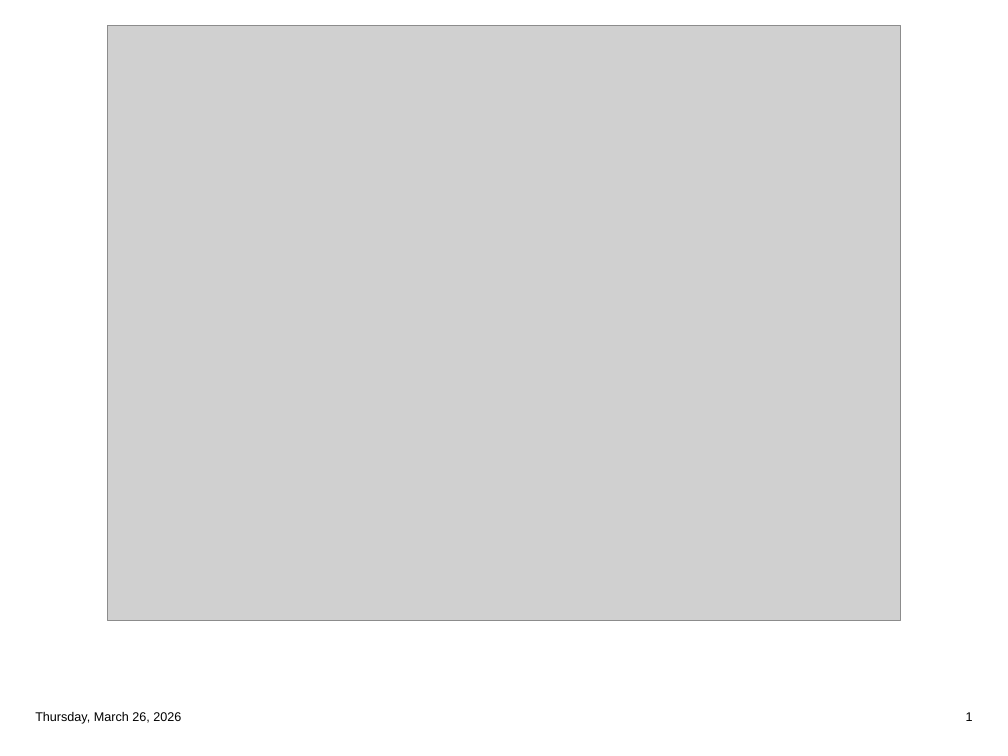
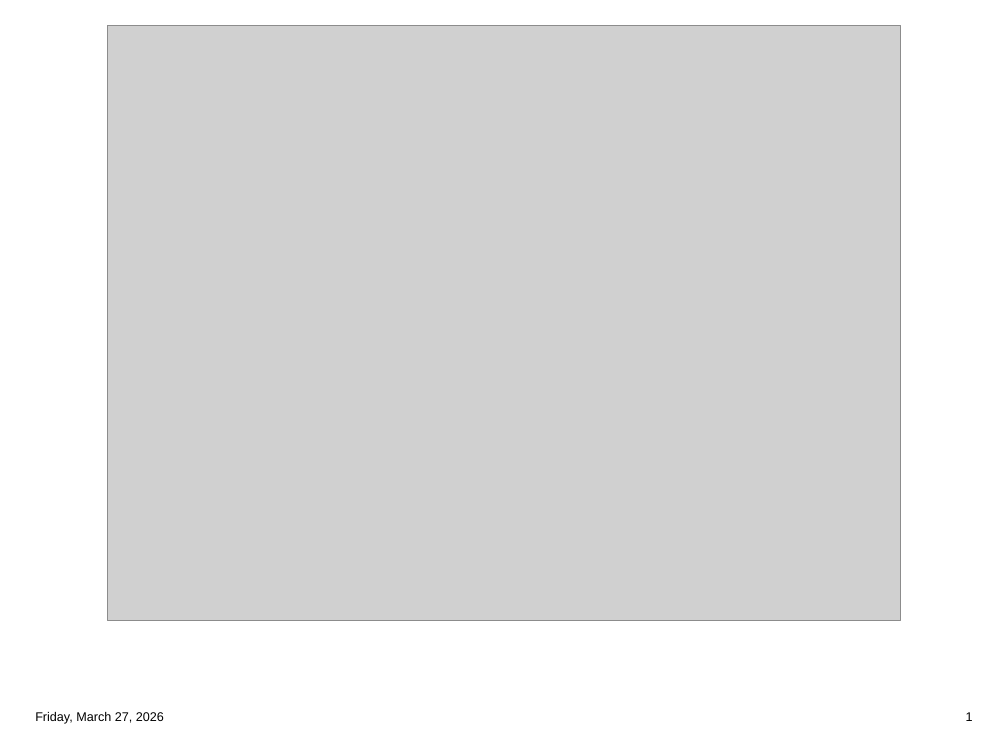
Before and after one commit to ptzavellas/sas-biostatistics-hw1, a slide deck: slide 1 of output/GroupedBoxplot.pptx. Drawn at 1008x756 pixels with LibreOffice and Linux fonts; fonts in the diff are those of the drawing; grey boxes stand for pictures. Boxes give left, top, right and bottom in pixels: in the first picture for what was removed or moved away, otherwise in the second. Text is boxed around its words. In the diff, an @@ line names an element or a change of style, - is before the commit and + after.

```diff
--- a/output/GroupedBoxplot.pptx
+++ b/output/GroupedBoxplot.pptx
@@ text at [35, 712, 164, 724]: text changed @@
-Thursday, March 26, 2026
+Friday, March 27, 2026
```
Also in this commit, not shown: 8 other files.
